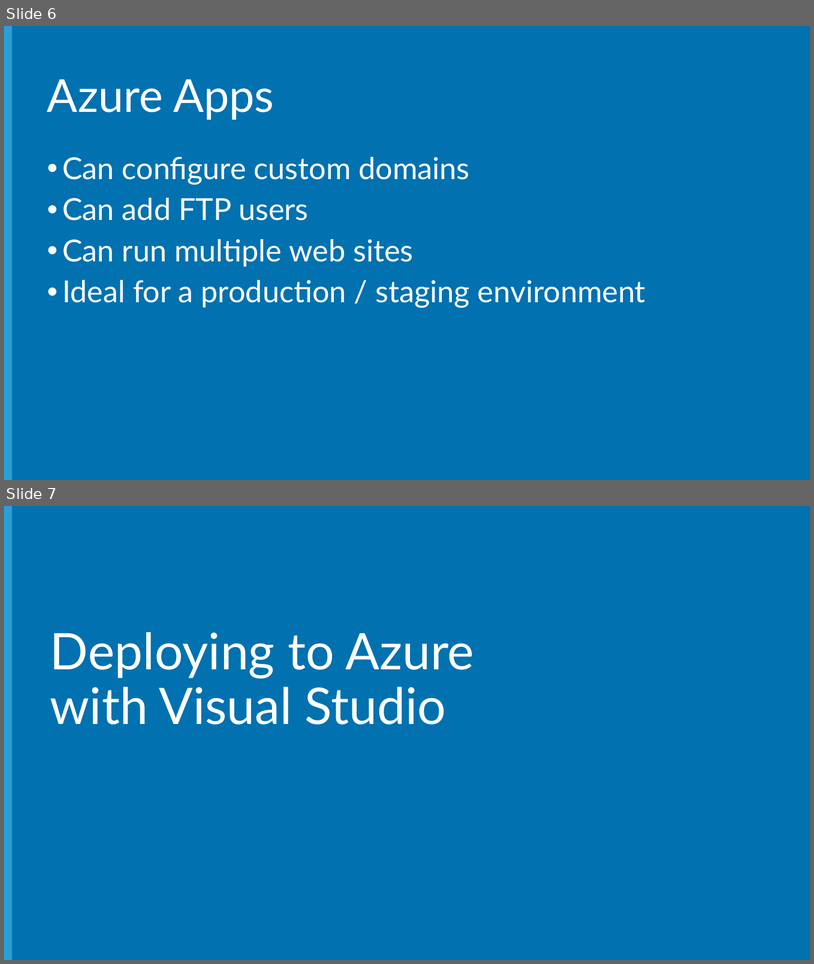
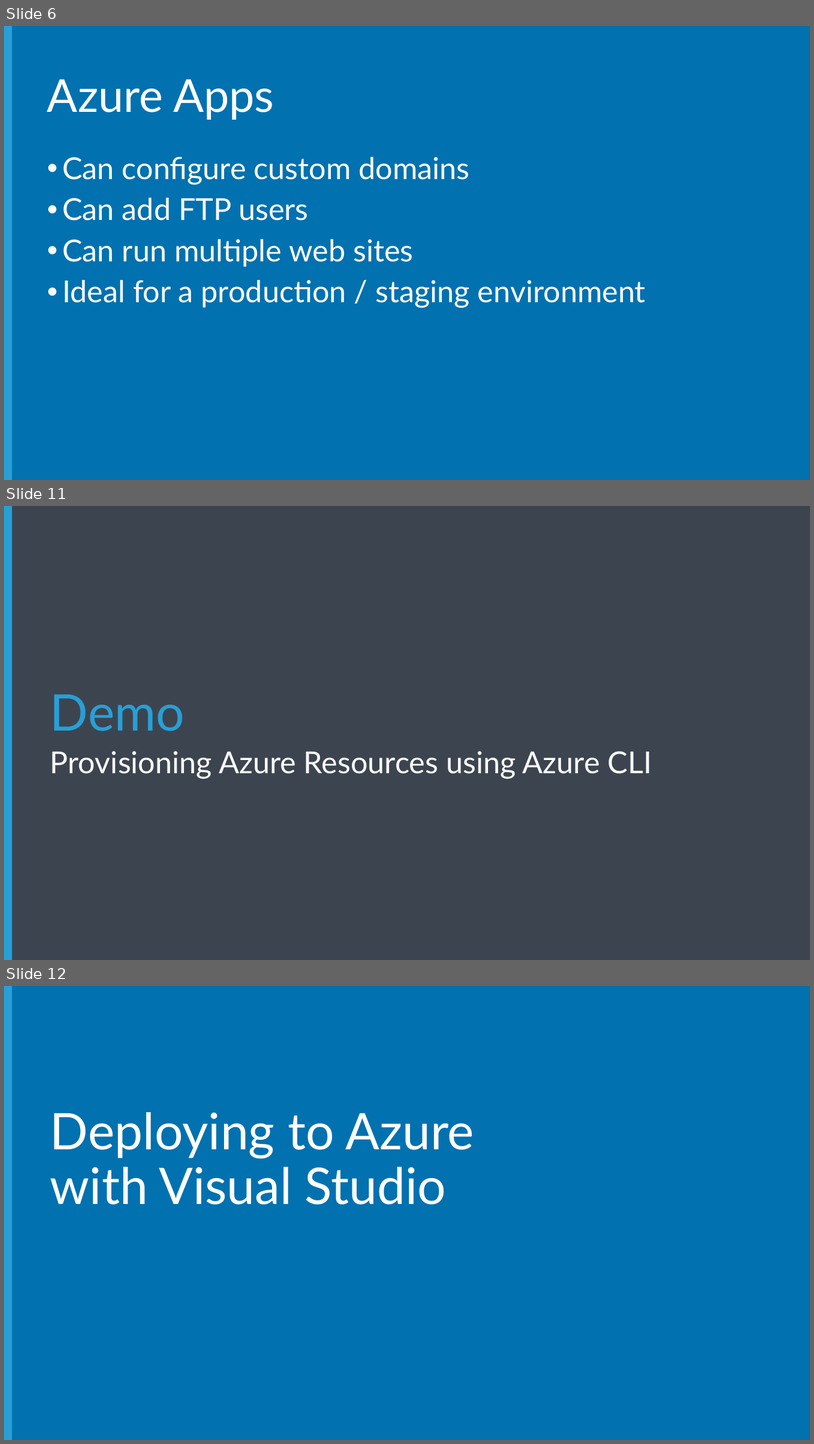
Before and after one commit to Microsoft-Web/NodeCamp, a slide deck: Presentation/AzureDeployAndDebug/AzureDeployAndDebug.pptx. Shown one above the other, each under a label of ours: slides 6 and 7 before the commit, slides 6, 11 and 12 after it; the slides between them are not shown. The pictures are 814x964 and 814x1444 pixels, drawn with LibreOffice and Linux fonts; fonts in the diff are those of the drawing; background and template pictures are left out. Boxes give left, top, right and bottom in pixels: in the first picture for what was removed or moved away, otherwise in the second. Text is boxed around its words. In the diff, an @@ line names an element or a change of style, - is before the commit and + after.

Commit message:
Added Provisioning step to AzureDeployAndDebug presentation

```diff
--- a/Presentation/AzureDeployAndDebug/AzureDeployAndDebug.pptx
+++ b/Presentation/AzureDeployAndDebug/AzureDeployAndDebug.pptx
@@ slide 11 added at bbox=[4, 506, 810, 960], background #3C454F; not listed: 1 template element that a slide beside it also shows @@
@@ text added at bbox=[50, 694, 185, 731], 60 pt, text #289FD7 @@
+Demo
@@ subtitle added at bbox=[50, 751, 653, 778], 36 pt, text #FFFFFF @@
+Provisioning Azure Resources using Azure CLI
@@ what was slide 7 is now slide 12 @@
```
Also in this commit, not shown: 2 slides changed, 4 other slides added, 1 other file.
